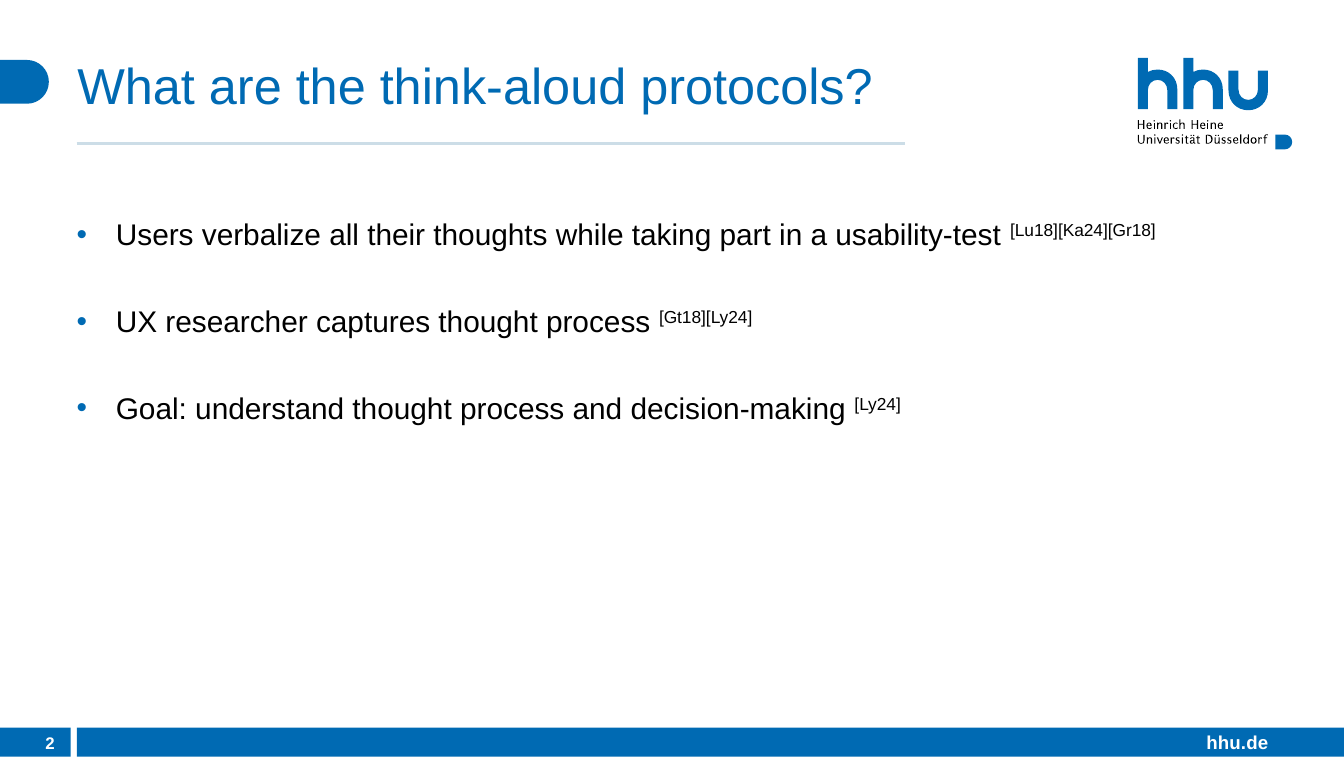
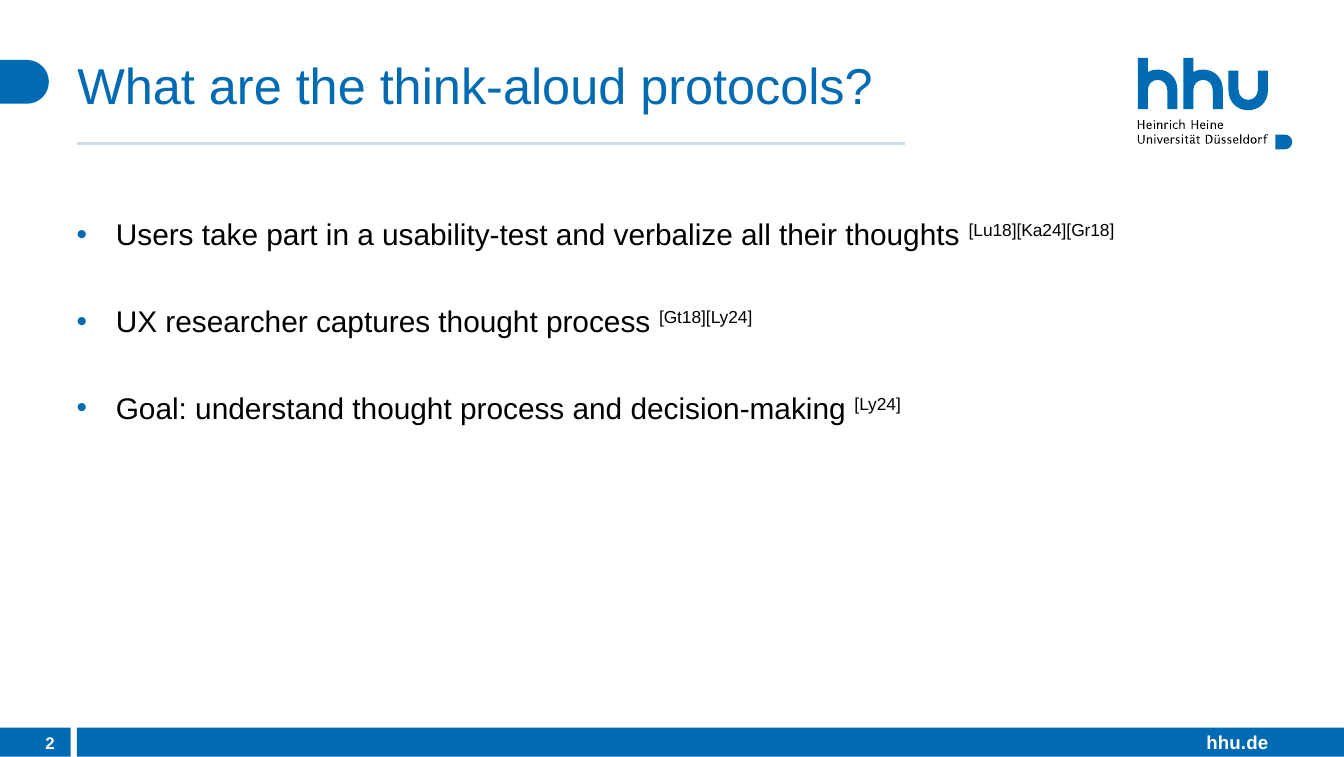
Before and after one commit to DerHyper/User-Experience-UX-Design-and-Management, a slide deck: slide 2 of Praesentation.pptx. Drawn at 1344x757 pixels with LibreOffice and Linux fonts; fonts in the diff are those of the drawing. Boxes give left, top, right and bottom in pixels: in the first picture for what was removed or moved away, otherwise in the second. Text is boxed around its words. In the diff, an @@ line names an element or a change of style, - is before the commit and + after.

```diff
--- a/Praesentation.pptx
+++ b/Praesentation.pptx
@@ text at (x1=116, y1=223, x2=1115, y2=250): text changed @@
-• Users verbalize all their thoughts while taking part in a usability-test [Lu18][Ka24][Gr18]
+• Users take part in a usability-test and verbalize all their thoughts [Lu18][Ka24][Gr18]
```
Also in this commit, not shown: 5 other slides changed.
